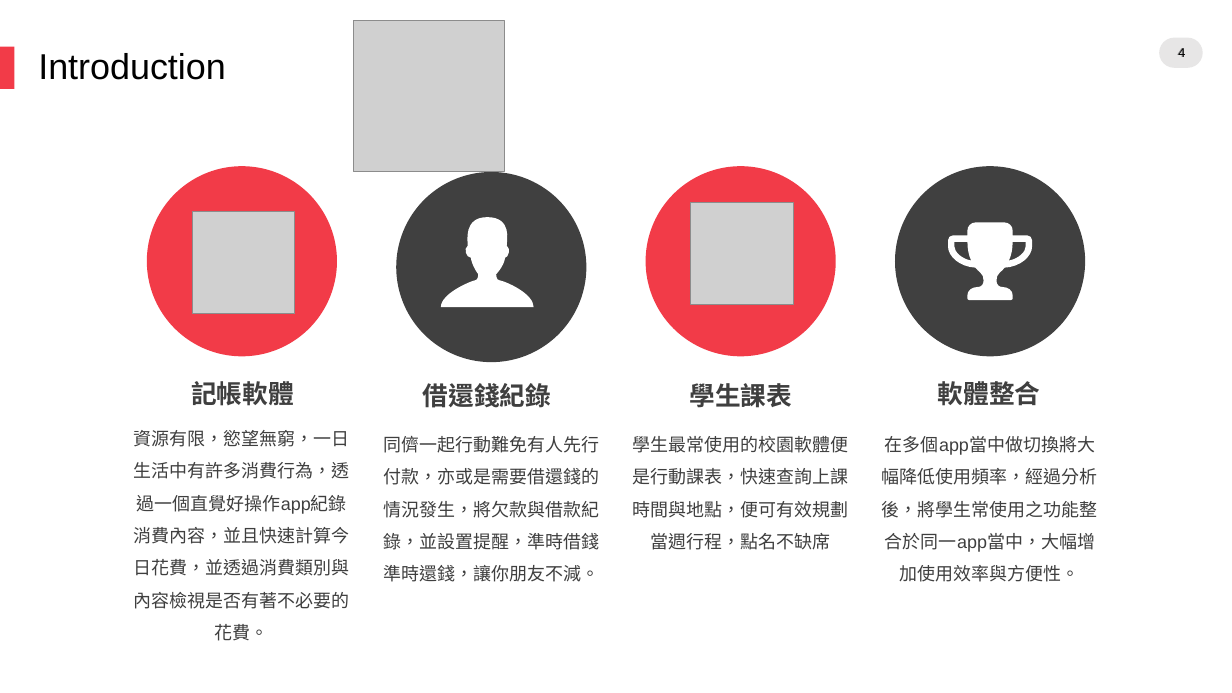
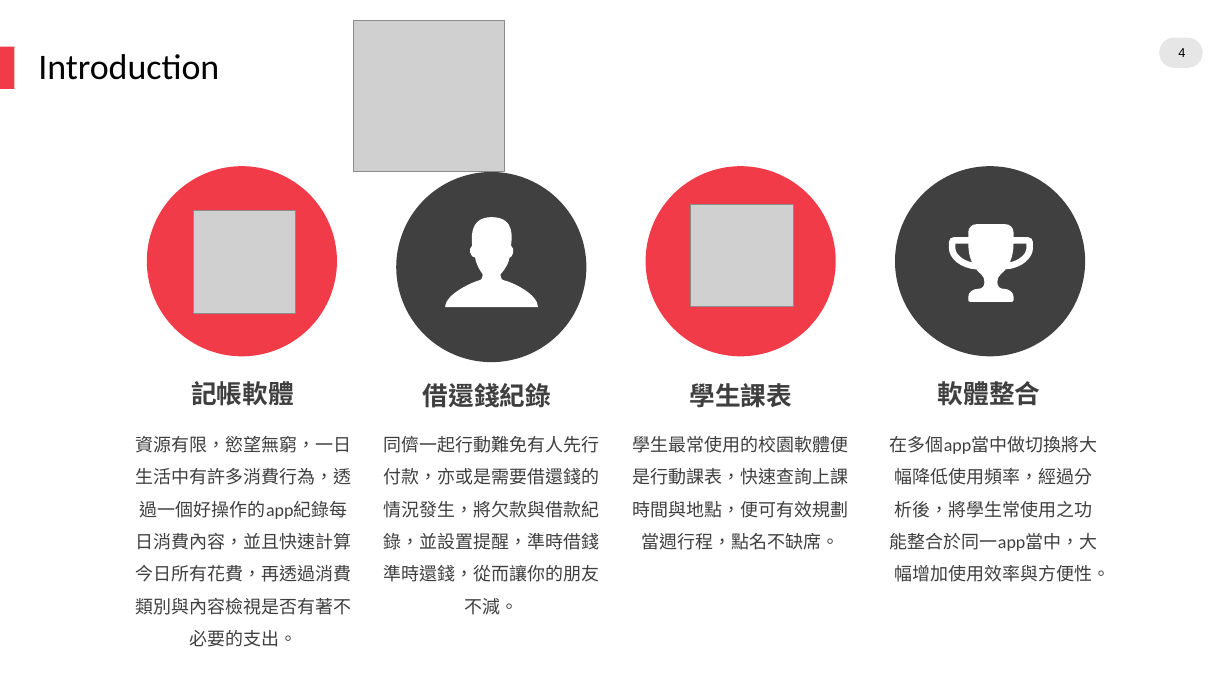
Before and after one commit to bennytzang-ntut109368085/OS_final_student-assistant, a slide deck: slide 4 of operating_system final project.pptx. Drawn at 1232x693 pixels with LibreOffice and Linux fonts; fonts in the diff are those of the drawing; grey boxes stand for pictures; background and template pictures are left out. Boxes give left, top, right and bottom in pixels: in the first picture for what was removed or moved away, otherwise in the second. Text is boxed around its words. In the diff, an @@ line names an element or a change of style, - is before the commit and + after.

Commit message:
ppt update

```diff
--- a/operating_system final project.pptx
+++ b/operating_system final project.pptx
@@ text "Introduction" at (38, 54, 219, 80): font Arial to Calibri @@
@@ freeform shape: place and size @@
-freeform shape at (441, 217, 533, 307)
+freeform shape at (445, 217, 538, 307)
@@ freeform shape at (949, 225, 1033, 302): outline redrawn @@
@@ text at (136, 436, 352, 647): text changed; font Arial to Noto Sans CJK SC @@
-資源有限，慾望無窮，一日生活中有許多消費行為，透過一個直覺好操作app紀錄消費內容，並且快速計算今日花費，並透過消費類別與內容檢視是否有著不必要的花費。
+資源有限，慾望無窮，一日生活中有許多消費行為，透過一個好操作的app紀錄每日消費內容，並且快速計算今日所有花費，再透過消費類別與內容檢視是否有著不必要的支出。
@@ text at (383, 436, 599, 615): text changed; font Arial to Noto Sans CJK SC @@
-同儕一起行動難免有人先行付款，亦或是需要借還錢的情況發生，將欠款與借款紀錄，並設置提醒，準時借錢準時還錢，讓你朋友不減。
+同儕一起行動難免有人先行付款，亦或是需要借還錢的情況發生，將欠款與借款紀錄，並設置提醒，準時借錢準時還錢，從而讓你的朋友不減。
@@ text at (633, 436, 849, 550): text changed; font Arial to Noto Sans CJK SC @@
-學生最常使用的校園軟體便是行動課表，快速查詢上課時間與地點，便可有效規劃當週行程，點名不缺席
+學生最常使用的校園軟體便是行動課表，快速查詢上課時間與地點，便可有效規劃當週行程，點名不缺席。
@@ text "在多個app當中做切換將大幅降低使用頻率，經過分析後，將學生常使用之功能整合於同一app當中，大幅增加使用效率與方便性。": place and size @@
-text "在多個app當中做切換將大幅降低使用頻率，經過分析後，將學生常使用之功能整合於同一app當中，大幅增加使用效率與方便性。" at (882, 436, 1098, 582)
+text "在多個app當中做切換將大幅降低使用頻率，經過分析後，將學生常使用之功能整合於同一app當中，大幅增加使用效率與方便性。" at (890, 436, 1111, 582)
@@ text "在多個app當中做切換將大幅降低使用頻率，經過分析後，將學生常使用之功能整合於同一app當中，大幅增加使用效率與方便性。" at (890, 436, 1111, 582): font Arial to Noto Sans CJK SC; font Arial to Calibri in "在多個app當中做切換將大幅降低使用頻率，經過分析後，將學生常使用之功能整合於同一app當中，大幅增加使用效率與方便性。" @@
```
Also in this commit, not shown: 14 other slides changed, 5 slides added, 7 other files.
